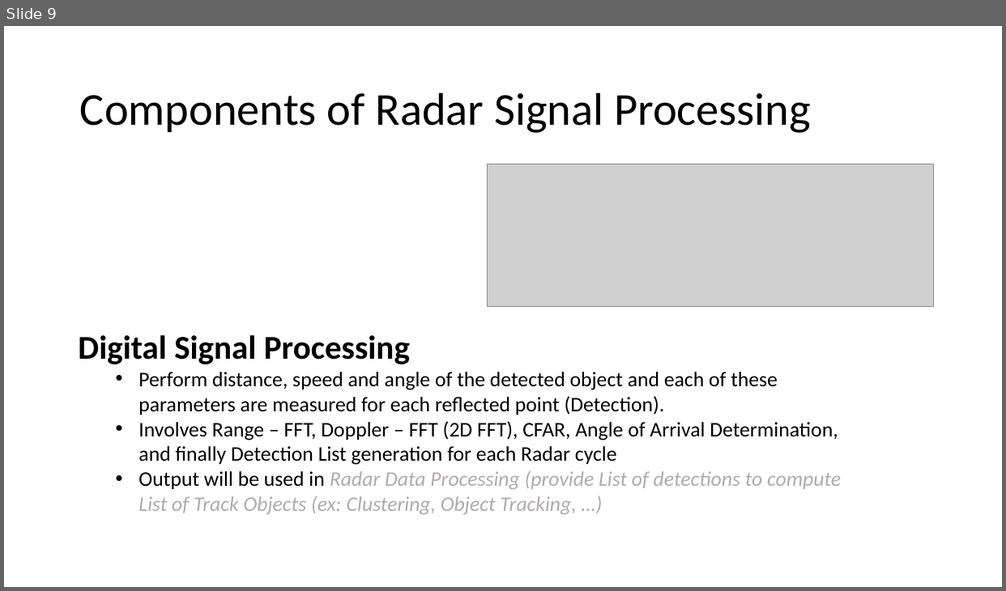
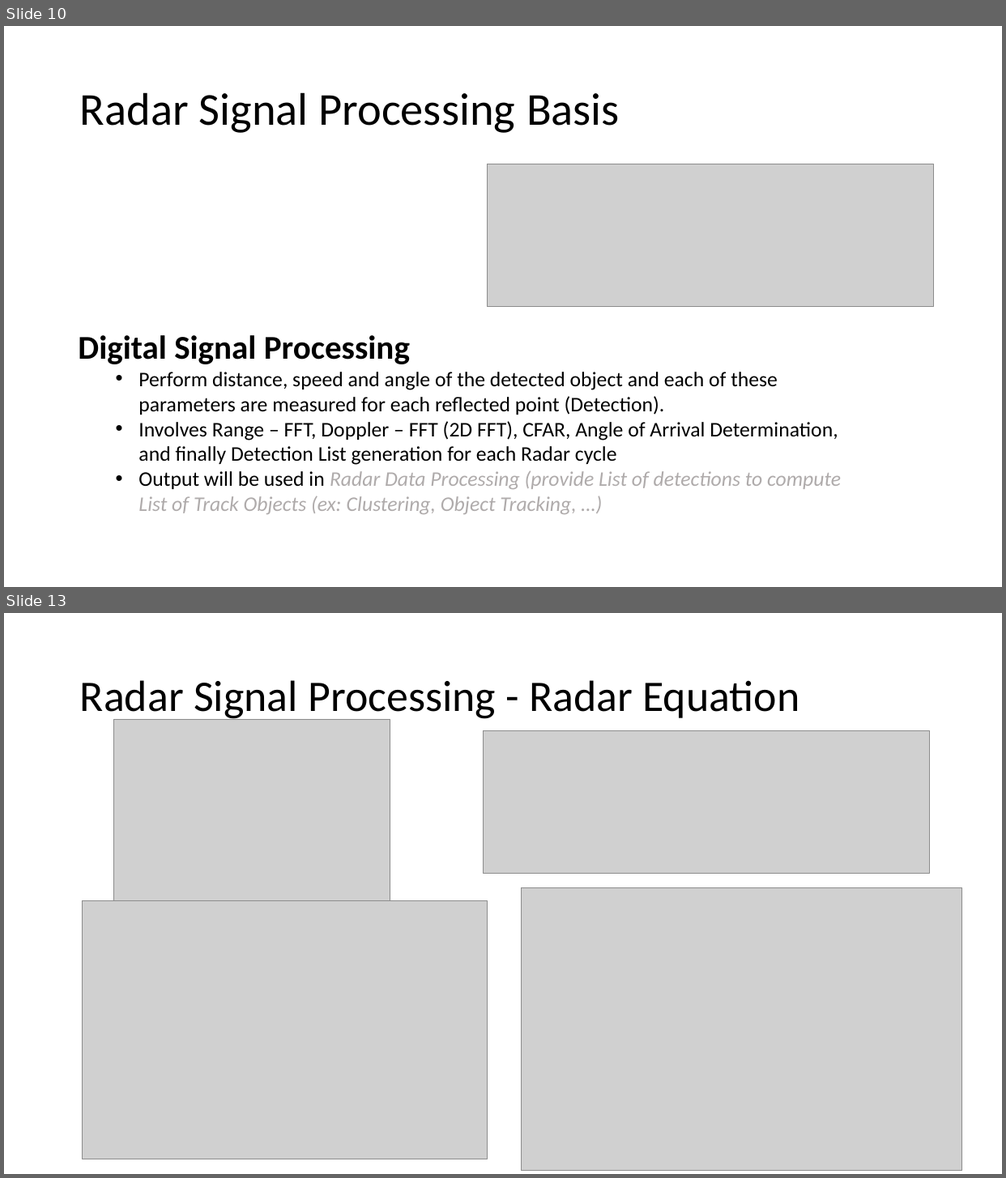
Before and after one commit to quocduys3536225/RadarSystemHandsOn, a slide deck: RadarSignalProcessing.pptx. Shown one above the other, each under a label of ours: slide 9 before the commit, slides 10 and 13 after it; the slides between them are not shown. The pictures are 1006x591 and 1006x1178 pixels, drawn with LibreOffice and Linux fonts; fonts in the diff are those of the drawing; grey boxes stand for pictures. Boxes give left, top, right and bottom in pixels: in the first picture for what was removed or moved away, otherwise in the second. Text is boxed around its words. In the diff, an @@ line names an element or a change of style, - is before the commit and + after.

```diff
--- a/RadarSignalProcessing.pptx
+++ b/RadarSignalProcessing.pptx
@@ slide 13 added at (4,613,1002,1174), background #FFFFFF @@
@@ title added at (80,680,799,722), 42 pt, text #000000 @@
+Radar Signal Processing - Radar Equation
@@ picture added at (114,719,390,902) @@
@@ picture added at (484,730,929,873) @@
@@ picture added at (83,901,487,1160) @@
@@ picture added at (522,888,962,1171) @@
@@ what was slide 9 is now slide 10 @@
@@ slide 10 changed as well @@
@@ title at (80,92,620,133): text changed @@
-Components of Radar Signal Processing
+Radar Signal Processing Basis
```
Also in this commit, not shown: 7 other slides changed, 4 other slides added, 1 other file.
